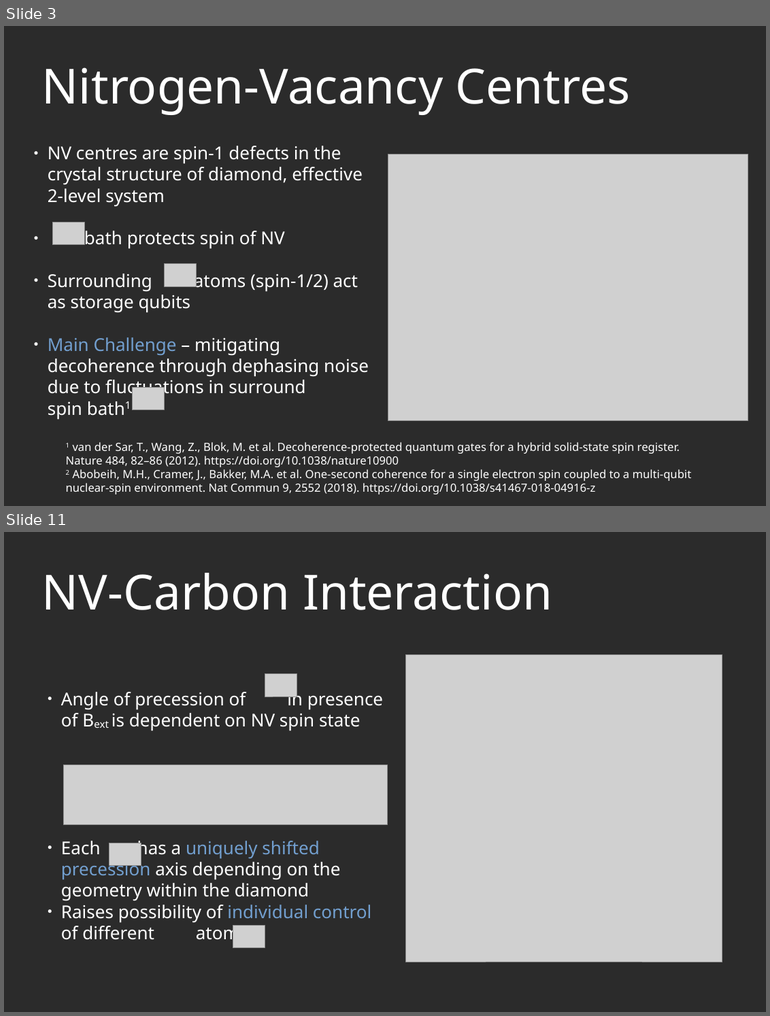
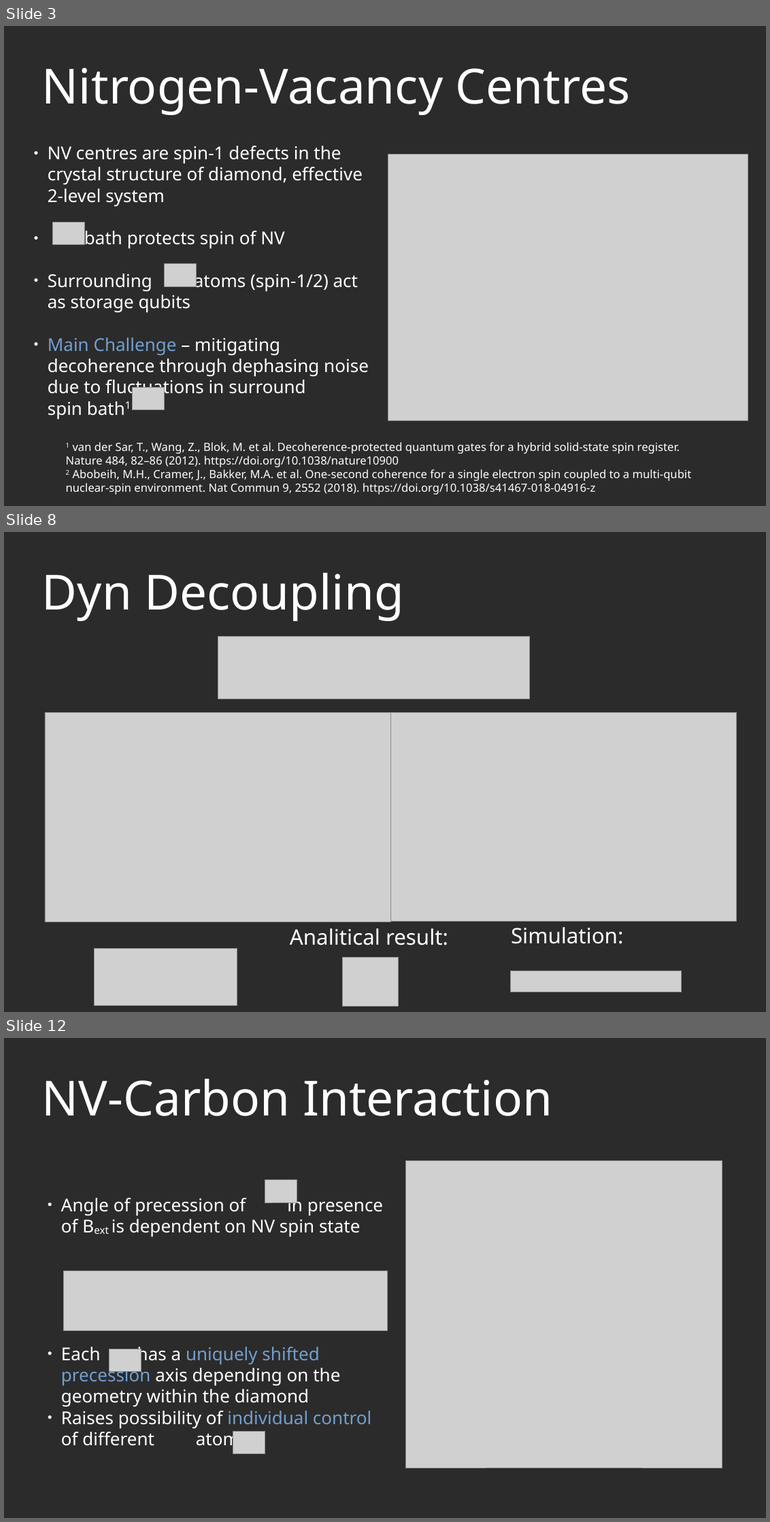
Before and after one commit to AGaliciaMartinez/Final-Project-Computational-Physics, a slide deck: presentation/NV_Carbons_presentation.odp. Shown one above the other, each under a label of ours: slides 3 and 11 before the commit, slides 3, 8 and 12 after it; the slides between them are not shown. The pictures are 770x1016 and 770x1522 pixels, drawn with LibreOffice and Linux fonts; fonts in the diff are those of the drawing; grey boxes stand for pictures; background and template pictures are left out; a plain dark background stands for a picture behind light text. Boxes give left, top, right and bottom in pixels: in the first picture for what was removed or moved away, otherwise in the second. Text is boxed around its words. In the diff, an @@ line names an element or a change of style, - is before the commit and + after.

```diff
--- a/presentation/NV_Carbons_presentation.odp
+++ b/presentation/NV_Carbons_presentation.odp
@@ slide 8 added at [4, 532, 766, 1012], background picture (left out) @@
@@ title added at [42, 573, 404, 621], 60 pt, text #FFFFFF @@
+Dyn Decoupling
@@ picture added at [218, 637, 530, 699] @@
@@ picture added at [45, 712, 391, 922] @@
@@ picture added at [391, 712, 736, 922] @@
@@ text added at [290, 928, 448, 945], 26.4 pt, text #FFFFFF @@
+Analitical result:
@@ text added at [511, 927, 623, 944], 26.4 pt, text #FFFFFF @@
+Simulation:
@@ picture added at [94, 949, 237, 1006] @@
@@ picture added at [343, 957, 398, 1006] @@
@@ picture added at [510, 971, 681, 992] @@
@@ what was slide 11 is now slide 12 @@
```
Also in this commit, not shown: 3 slides changed, 5 other slides added, 5 slides removed.
